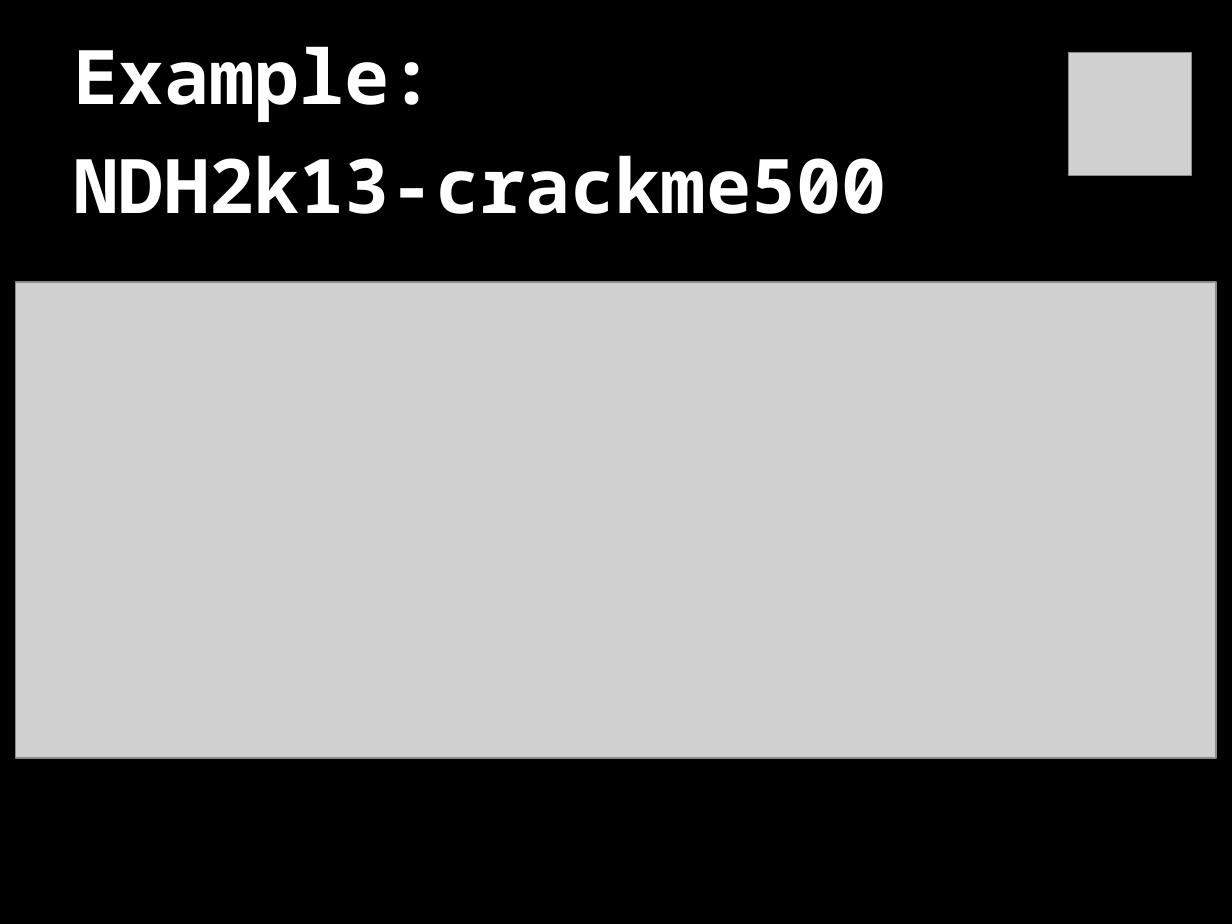
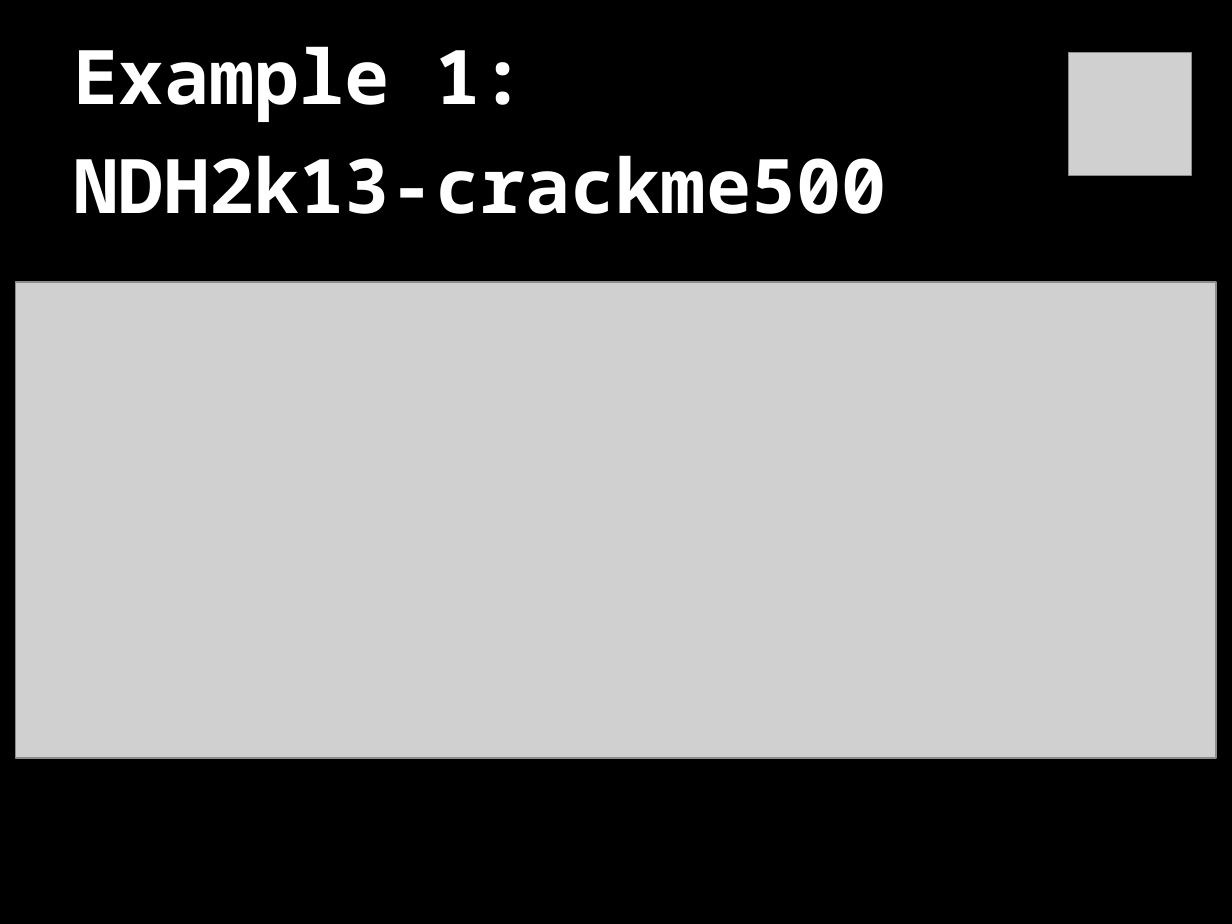
Before and after one commit to bash-c/pin-in-CTF, a slide deck: slide 7 of pin_in_CTF.ppt. Drawn at 1232x924 pixels with LibreOffice and Linux fonts; fonts in the diff are those of the drawing; grey boxes stand for pictures. Boxes give left, top, right and bottom in pixels: in the first picture for what was removed or moved away, otherwise in the second. Text is boxed around its words. In the diff, an @@ line names an element or a change of style, - is before the commit and + after.

```diff
--- a/pin_in_CTF.ppt
+++ b/pin_in_CTF.ppt
@@ title at (74, 46, 887, 214): text changed @@
-Example:
-NDH2k13-crackme500
+Example 1:
+NDH2k13-crackme500
```
Also in this commit, not shown: 2 other slides changed, 1 slide added, 1 other file.
